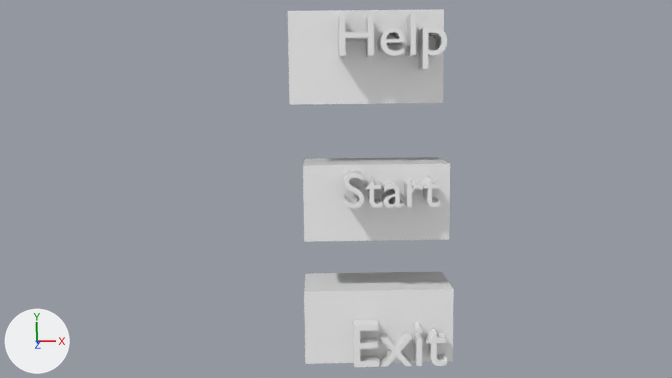
One commit to the Blender file scene1.blend: the scene before it, then after it.
Both versions are drawn from the file's camera 'Camera'. Lighting does not change. The marker at lower left points along +X, +Y and +Z.

In view in the first picture: 'Text', 'Text.001', 'Text.002'.
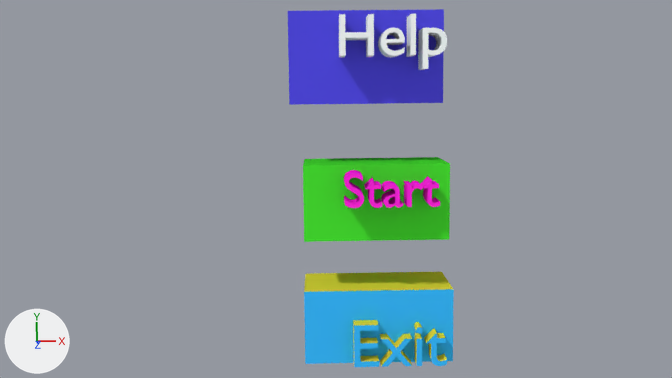
What differs and where, as boxes (x1, y1, x2, y2) in the pictures (672 x 378 px):
'Text.002', recoloured (white to blue): (304, 272, 454, 367) in both
part 1 of me_cutext_004, recoloured (white to blue): (288, 9, 444, 105) in both
part 2 of me_cutext_004, recoloured: (339, 14, 447, 70) in both
part 3 of me_cutext_003, recoloured (white to green): (303, 164, 450, 242) in both
part 4 of me_cutext_003, recoloured (white to green): (303, 157, 450, 166) in both
part 5 of me_cutext_003, recoloured (white to pink): (344, 170, 440, 208) in both
part 6 of me_cutext_002, recoloured (white to blue): (304, 289, 454, 367) in both

What the commit changed:
Material 'Material' (mat_material) changes colour from white #e7e7e7 to yellow #e7e03b; in linear values from (0.8, 0.8, 0.8) to (0.8, 0.744, 0.0442).
Material 'Material.005' (mat_material_005) is new.
Its base color is (0.038, 0.487, 1.0) (blue #37b9ff).
Material 'Material.004' (mat_material_004) is new.
Its base color is (1.0, 0.0188, 0.742) (pink #ff25e0).
Material 'Material.003' (mat_material_003) is new.
Its base color is (0.0633, 0.8, 0.0322) (green #47e732).
Material 'Material.001' (mat_material_001) is new.
Its base color is (0.0865, 0.0711, 0.8) (blue #534be7).
Material 'Material.002' (mat_material_002) is new.
Its base color is (0.94, 1.0, 1.0) (white #f8ffff).
me_cutext_004 has 394 vertices, 577 faces and spans x -0.82..1.93, y -0.82..0.82, z -2.28..0.0.
me_cutext_004 is used by ob_text_001; location (5.05, 2.7, 2.11); scale (0.882, 0.882, 0.882).
me_cutext_004 part 1: all 195 faces centred in x -0.82..1.93, y -0.82..0.82, z -2.28..-0.62 switch from no material to mat_material_001 (blue #534be7).
me_cutext_004 part 2: all 382 faces centred in x 0.08..1.89, y -0.23..0.68, z -0.31..0.0 switch from no material to mat_material_002 (white #f8ffff).
me_cutext_003 has 942 vertices, 1391 faces and spans x -0.8..2.24, y -0.8..0.8, z -2.21..0.0.
me_cutext_003 is used by ob_text; location (5.13, 0.42, 2.2); scale (0.76, 0.76, 0.76).
me_cutext_003 part 3: the 1 face centred in x 0.72, y 0.0, z -0.62 switches from no material to mat_material_003 (green #47e732).
me_cutext_003 part 4: the 1 face centred in x 0.72, y 0.8, z -1.42 switches from no material to mat_material_003 (green #47e732).
me_cutext_003 part 5: 1386 of the faces centred in x 0.04..2.24, y -0.01..0.69, z -1.42..0.0 switch from no material to mat_material_004 (pink #ff25e0).
me_cutext_003 now uses material mat_material_003 (green #47e732).
me_cutext_002 has 276 vertices, 388 faces and spans x -0.71..1.69, y -0.03..1.17, z -1.46..0.0.
me_cutext_002 is used by ob_text_002; location (5.22, -2.17, 2.0).
me_cutext_002 part 6: all 125 faces centred in x 0.11..1.55, y -0.01..0.65, z -0.26..0.0 switch from mat_material (white #e7e7e7) to mat_material_005 (blue #37b9ff).
